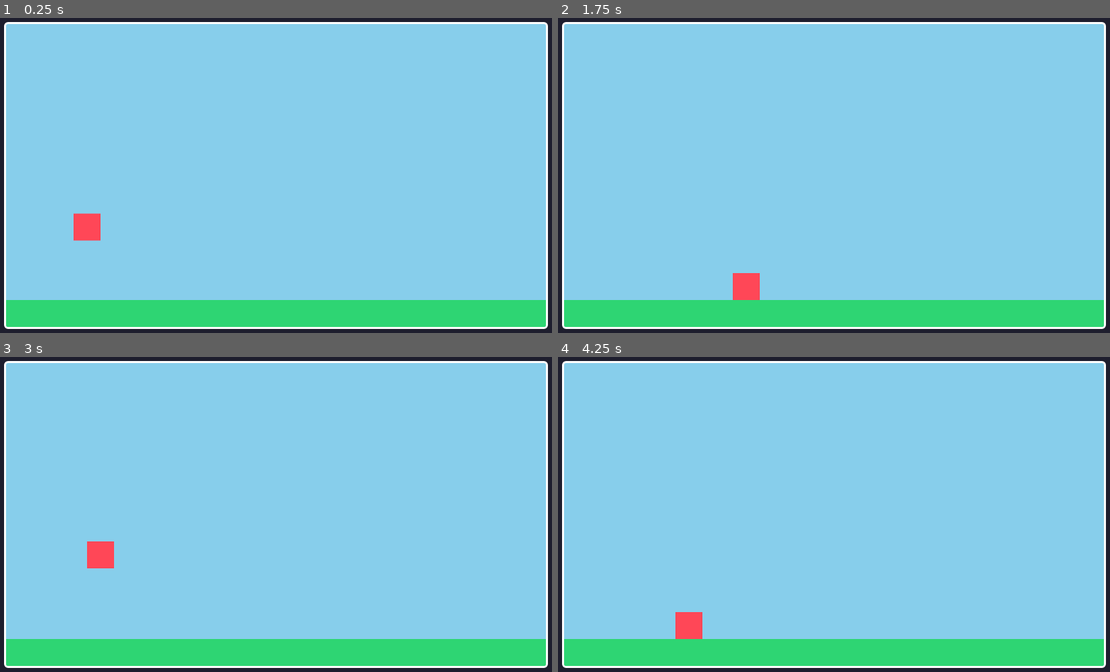
Above: before the commit, frames 1-4 (two rows, left to right).
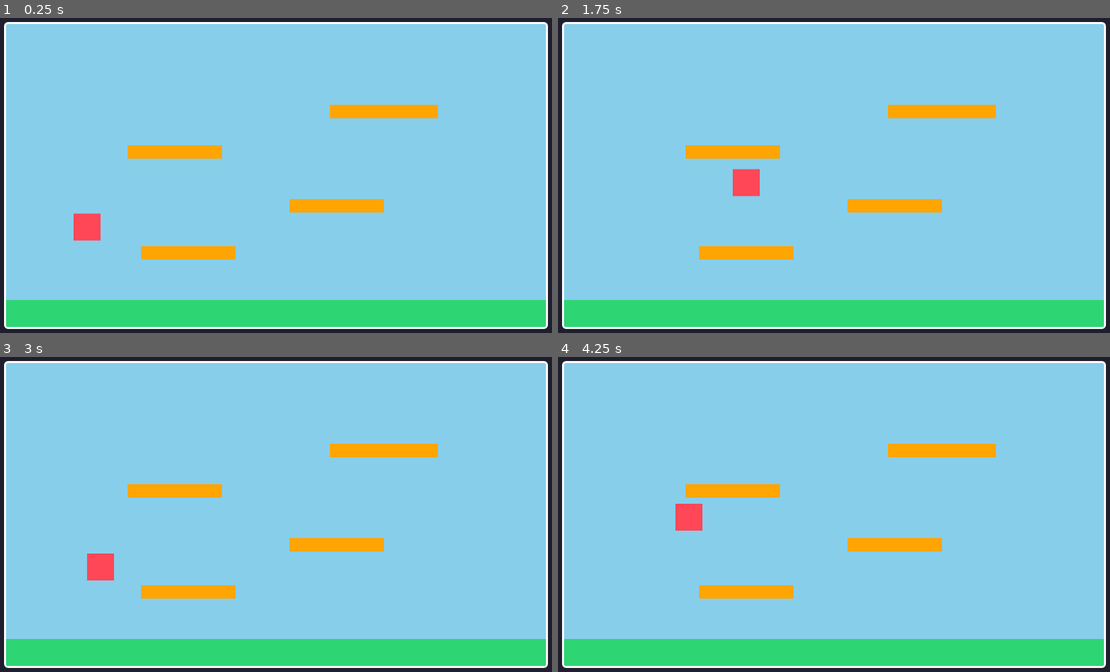
Above: after the commit, the same moments.

Repository: Myopcd/js-platformer-game
Game: browser game, page index.html
Two runs of this game, one before a commit and one after it. Both use one fixed random seed, a clock stepped at 60 frames per second and the inputs below.
Inputs:
- Up to frame 1 (0.25 s): no input
- Up to frame 2 (1.75 s): hold Right 1.03-1.53 s; tap Space at 1.1, 1.6 s; hold Down from 1.58 s (still down)
- Up to frame 3 (3 s): release Down at 1.85 s; hold Left 1.9-2.47 s; tap Space at 2.1, 2.6 s; hold Up 2.52-2.82 s; hold Right from 2.87 s (still down)
- Up to frame 4 (4.25 s): tap Space at 3.1, 3.6, 4.1 s; release Right at 3.53 s; hold Up 3.58-3.82 s; hold Left from 3.87 s (still down)

The runs differ from the first frame. In frame 1, 3.0% of the frame differs, in the area x 23-80%, y 27-77%; in frame 2, 3.9%, in the area x 23-80%, y 27-90%; in frame 3, 3.4%; in frame 4, 3.9%.

Commit message:
'wip: add platforms and collision physics

Diff:
--- a/js/level.js
+++ b/js/level.js
@@ -0,0 +1,18 @@
+export class Level {
+    constructor() {
+        this.platforms = [
+            { x: 200, y: 330, width: 140, height: 20},
+            { x: 420, y: 260, width: 140, height: 20},
+            { x: 180, y: 180, width: 140, height: 20},
+            { x: 480, y: 120, width: 160, height: 20},
+        ];
+    }
+
+    draw(ctx) {
+        ctx.fillStyle = '#ffa502';
+        for (const platform of this.platforms) {
+            ctx.fillRect(platform.x, platform.y, platform.width, platform.height );
+        }
+
+    }
+}
--- a/js/main.js
+++ b/js/main.js
@@ -1,9 +1,11 @@
 import { Player } from './player.js';
+import { Level } from './level.js';
 
 const canvas = document.getElementById('gameCanvas');
 const ctx = canvas.getContext('2d');
 
 const player = new Player(100, 200);
+const level = new Level();
 let keys = {};
 
 window.addEventListener('keydown', (e) => {
@@ -28,7 +30,8 @@
     ctx.fillStyle = '#2ed573';
     ctx.fillRect(0, canvas.height - 40, canvas.width, 40);
 
-    player.update(keys, canvas.width, canvas.height);
+    level.draw(ctx);
+    player.update(keys, canvas.width, canvas.height, level.platforms);
     player.draw(ctx);
 
     requestAnimationFrame(gameloop);
--- a/js/player.js
+++ b/js/player.js
@@ -11,7 +11,7 @@
         this.grounded = false;
     }
 
-    update(keys, canvasWidth, canvasHeight) {
+    update(keys, canvasWidth, canvasHeight, platforms) {
         if (keys['ArrowLeft'] || keys['KeyA']) this.x -= this.speed;
         if (keys['ArrowRight'] || keys['KeyD']) this.x += this.speed;
 
@@ -27,9 +27,29 @@
             this.grounded = false;
         }
 
+        // Запоминаем прошлую позицию по Y до падения
+        const prevY = this.y;
+
         this.velY += this.gravity;
         this.y += this.velY;
+        this.grounded = false;
 
+        // Проверка приземления на платформы (только при падении сверху)
+        for (const platform of platforms) {
+            if (
+                this.velY >= 0 &&
+                this.x + this.width > platform.x &&
+                this.x < platform.x + platform.width &&
+                prevY + this.height <= platform.y &&
+                this.y + this.height >= platform.y
+            ) {
+                this.y = platform.y - this.height;
+                this.velY = 0;
+                this.grounded = true;
+            }
+        }
+
+        // Проверка приземления на зеленую землю
         if (this.y + this.height >= canvasHeight - 40) {
             this.y = canvasHeight - 40 - this.height;
             this.velY = 0;
